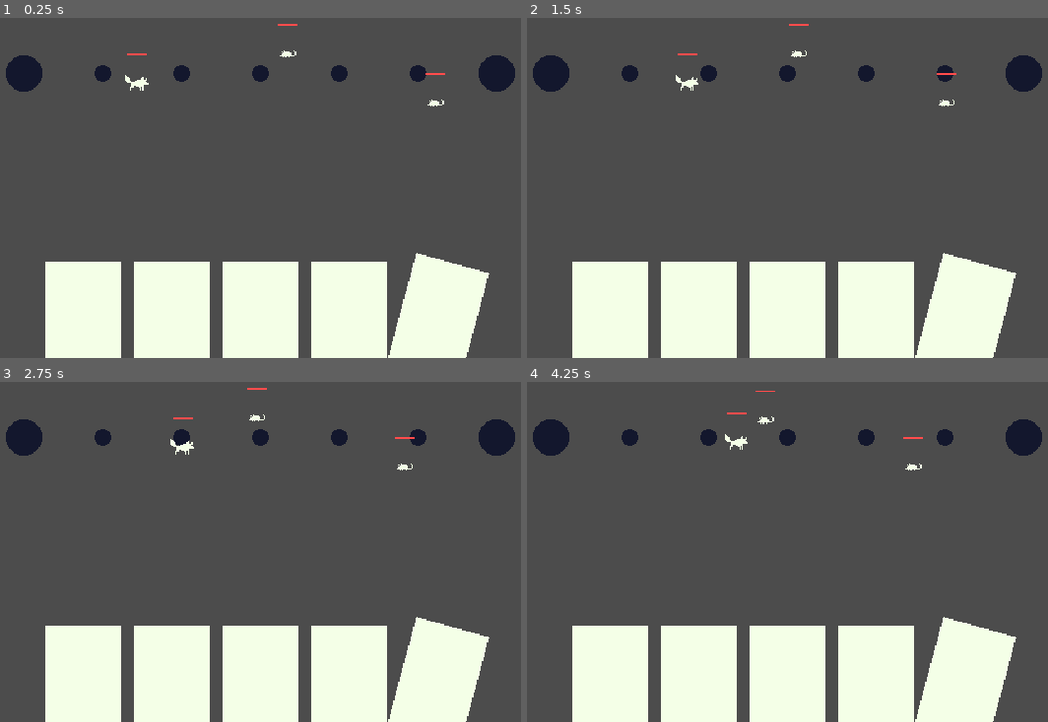
Above: before the commit, frames 1-4 (two rows, left to right).
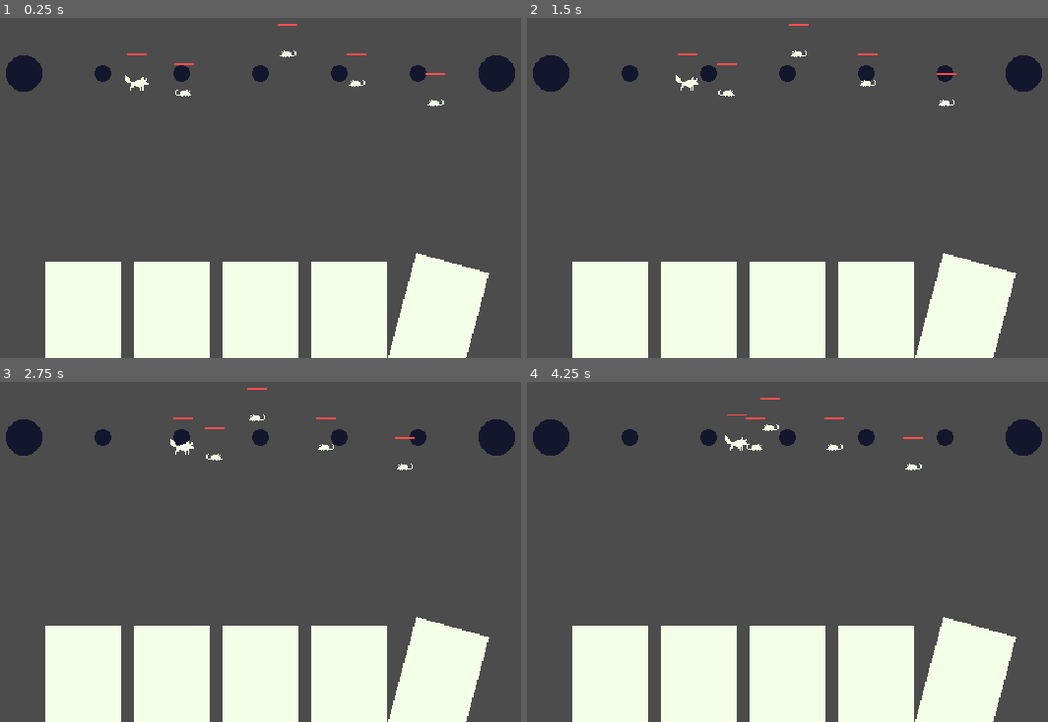
Above: after the commit, the same moments.

Repository: uheartbeast/The-Golden-Egg
Game: Godot game, scene res://Battle.tscn
Two runs of this game, one before a commit and one after it. Both use one fixed random seed, a clock stepped at 60 frames per second and the inputs below.
Inputs:
- Up to frame 1 (0.25 s): no input
- Up to frame 2 (1.5 s): no input
- Up to frame 3 (2.75 s): no input
- Up to frame 4 (4.25 s): no input

The runs differ from the first frame. In frame 1, 0.1% of the frame differs, in the area x 33-71%, y 10-24%; in frame 2, 0.1%; in frame 3, 0.1%; in frame 4, 0.3%, in the area x 37-61%, y 2-21%.

Commit message:
The creatures now prioritize the nearest target

Diff:
--- a/Battle.tscn
+++ b/Battle.tscn
@@ -61,10 +61,17 @@
 position = Vector2( 216, 136 )
 stats = ExtResource( 5 )
 
+[node name="Creature4" parent="." instance=ExtResource( 4 )]
+position = Vector2( 256, 144 )
+
+[node name="Creature5" parent="." instance=ExtResource( 4 )]
+position = Vector2( 400, 136 )
+alliance = 2
+
 [node name="Creature2" parent="." instance=ExtResource( 4 )]
 position = Vector2( 344, 112 )
-alliance = 1
+alliance = 2
 
 [node name="Creature3" parent="." instance=ExtResource( 4 )]
 position = Vector2( 464, 152 )
-alliance = 1
+alliance = 2
--- a/Creatures/Creature.gd
+++ b/Creatures/Creature.gd
@@ -1,13 +1,5 @@
-extends Node2D
+extends Unit
 class_name Creature
-
-enum ALLIANCE {
-	FRIEND,
-	FOE
-}
-
-export(ALLIANCE) var alliance = ALLIANCE.FRIEND setget set_alliance
-export(Resource) var stats setget set_stats
 
 var targets = []
 
@@ -15,7 +7,6 @@
 onready var targetFinder: = $TargetFinder
 onready var defaultTarget: = $DefaultTarget
 onready var attackTimer: = $AttackTimer
-onready var healthBar: = $HealthBar
 
 func set_alliance(value):
 	alliance = value
@@ -35,12 +26,6 @@
 	var defaultTarget = find_node("DefaultTarget")
 	if defaultTarget is Position2D: defaultTarget.position.x = direction * 32
 
-func _ready():
-	self.stats = stats.duplicate()
-	if stats is CreatureStats:
-		stats.connect("no_health", self, "queue_free")
-		stats.connect("health_changed", self, "update_health_bar")
-
 func _physics_process(delta):
 	var target = prioritize_target()
 	var target_direction = target.global_position - global_position
@@ -56,8 +41,16 @@
 		set_physics_process(true)
 
 func prioritize_target():
-	if targets.empty(): return defaultTarget
-	return targets.front()
+	var enemy_distance = 1000
+	var nearest_enemy
+	for target in targets:
+		if target.alliance == alliance: continue
+		var distance = global_position.distance_to(target.global_position)
+		if distance < enemy_distance:
+			enemy_distance = distance
+			nearest_enemy = target
+	if nearest_enemy != null: return nearest_enemy
+	return defaultTarget
 
 func update_health_bar(health, health_change):
 	healthBar.max_value = stats.max_health
--- a/Creatures/Creature.tscn
+++ b/Creatures/Creature.tscn
@@ -1,20 +1,15 @@
-[gd_scene load_steps=8 format=2]
+[gd_scene load_steps=7 format=2]
 
 [ext_resource path="res://Creatures/Rat.png" type="Texture" id=1]
 [ext_resource path="res://Creatures/Creature.gd" type="Script" id=2]
 [ext_resource path="res://Creatures/RatStats.tres" type="Resource" id=3]
+[ext_resource path="res://HealthBar.tscn" type="PackedScene" id=4]
 
 [sub_resource type="CircleShape2D" id=1]
 radius = 8.0
 
 [sub_resource type="CircleShape2D" id=2]
 radius = 32.0
-
-[sub_resource type="StyleBoxFlat" id=3]
-bg_color = Color( 1, 0.301961, 0.301961, 1 )
-
-[sub_resource type="StyleBoxFlat" id=4]
-bg_color = Color( 0, 0, 0, 1 )
 
 [node name="Creature" type="Area2D"]
 collision_layer = 2
@@ -40,15 +35,11 @@
 
 [node name="AttackTimer" type="Timer" parent="."]
 
-[node name="HealthBar" type="ProgressBar" parent="."]
+[node name="HealthBar" parent="." instance=ExtResource( 4 )]
 margin_left = -8.0
 margin_top = -24.0
 margin_right = 8.0
 margin_bottom = -23.0
-custom_styles/fg = SubResource( 3 )
-custom_styles/bg = SubResource( 4 )
-value = 100.0
-percent_visible = false
 
 [connection signal="area_entered" from="TargetFinder" to="." method="_on_TargetFinder_area_entered"]
 [connection signal="area_exited" from="TargetFinder" to="." method="_on_TargetFinder_area_exited"]
--- /dev/null
+++ b/HealthBar.tscn
@@ -0,0 +1,15 @@
+[gd_scene load_steps=3 format=2]
+
+[sub_resource type="StyleBoxFlat" id=3]
+bg_color = Color( 1, 0.301961, 0.301961, 1 )
+
+[sub_resource type="StyleBoxFlat" id=4]
+bg_color = Color( 0, 0, 0, 1 )
+
+[node name="HealthBar" type="ProgressBar"]
+margin_right = 16.0
+margin_bottom = 1.0
+custom_styles/fg = SubResource( 3 )
+custom_styles/bg = SubResource( 4 )
+value = 100.0
+percent_visible = false
--- /dev/null
+++ b/Unit.gd
@@ -0,0 +1,29 @@
+extends Area2D
+class_name Unit
+
+enum ALLIANCE {
+	FRIEND,
+	NEUTRAL,
+	FOE,
+}
+
+export(ALLIANCE) var alliance = ALLIANCE.FRIEND setget set_alliance
+export(Resource) var stats setget set_stats
+
+onready var healthBar: = $HealthBar
+
+func set_alliance(value):
+	alliance = value
+
+func set_stats(value):
+	stats = value
+
+func _ready():
+	self.stats = stats.duplicate()
+	if stats is CreatureStats:
+		stats.connect("no_health", self, "queue_free")
+		stats.connect("health_changed", self, "update_health_bar")
+
+func update_health_bar(health, health_change):
+	healthBar.max_value = stats.max_health
+	healthBar.value = stats.health
--- /dev/null
+++ b/Unit.tscn
@@ -0,0 +1,13 @@
+[gd_scene load_steps=3 format=2]
+
+[ext_resource path="res://HealthBar.tscn" type="PackedScene" id=1]
+[ext_resource path="res://Unit.gd" type="Script" id=2]
+
+[node name="Unit" type="Area2D"]
+script = ExtResource( 2 )
+
+[node name="HealthBar" parent="." instance=ExtResource( 1 )]
+margin_left = -8.0
+margin_top = -8.0
+margin_right = 8.0
+margin_bottom = -7.0
--- a/project.godot
+++ b/project.godot
@@ -14,7 +14,7 @@
 "language": "GDScript",
 "path": "res://Commands/Command.gd"
 }, {
-"base": "Node2D",
+"base": "Unit",
 "class": "Creature",
 "language": "GDScript",
 "path": "res://Creatures/Creature.gd"
@@ -28,12 +28,18 @@
 "class": "Stats",
 "language": "GDScript",
 "path": "res://Stats.gd"
+}, {
+"base": "Area2D",
+"class": "Unit",
+"language": "GDScript",
+"path": "res://Unit.gd"
 } ]
 _global_script_class_icons={
 "Command": "",
 "Creature": "",
 "CreatureStats": "",
-"Stats": ""
+"Stats": "",
+"Unit": ""
 }
 
 [application]
